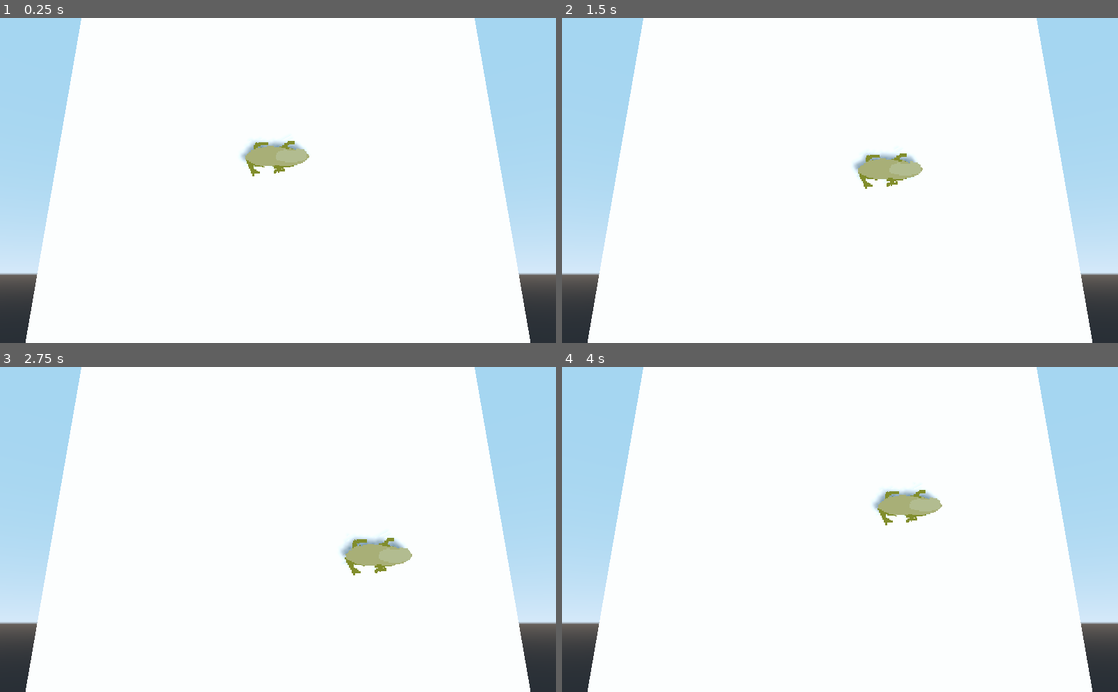
Above: before the commit, frames 1-4 (two rows, left to right).
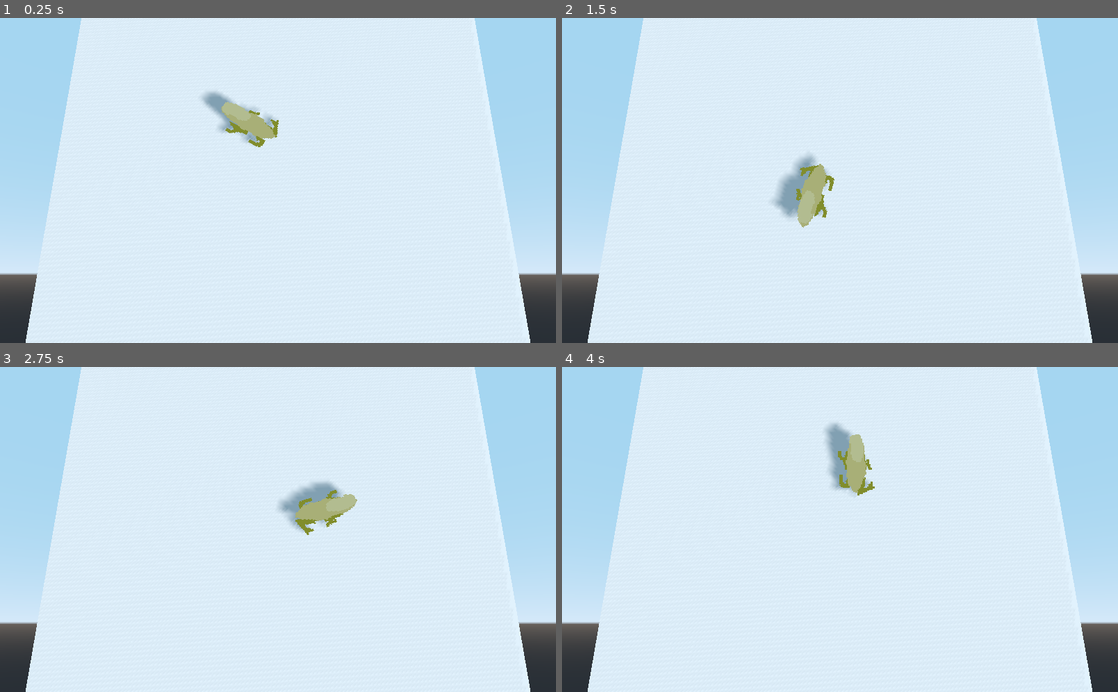
Above: after the commit, the same moments.

Repository: nfitzen/gtmk-game-jam-2021
Game: Godot game, scene res://instances/scenes/main.tscn
Same seed, same stepped clock (60 frames per second), same inputs: the game is played once before the commit and once after it.
Inputs:
- Up to frame 1 (0.25 s): no input
- Up to frame 2 (1.5 s): hold Right (ui_right) 0.53-1.28 s; hold Q (turn_ccw, bound only after the commit) 0.53-1.28 s; tap E (turn_cw, bound only after the commit) at 0.8, 1.35 s; hold Down (ui_down) from 1.28 s (still down)
- Up to frame 3 (2.75 s): tap Q (turn_ccw, bound only after the commit) at 1.55 s; release Down (ui_down) at 2.03 s; hold Right (ui_right) from 2.03 s (still down); hold Q (turn_ccw, bound only after the commit) from 2.03 s (still down); tap E (turn_cw, bound only after the commit) at 2.3 s
- Up to frame 4 (4 s): release Right (ui_right) at 2.78 s; release Q (turn_ccw, bound only after the commit) at 2.78 s; hold Up (ui_up) 2.78-3.53 s; tap E (turn_cw, bound only after the commit) at 2.85, 3.8 s; tap Q (turn_ccw, bound only after the commit) at 3.05 s; hold Left (ui_left) from 3.53 s (still down); hold Q (turn_ccw, bound only after the commit) from 3.53 s (still down)

The runs differ from the first frame. In frame 1, 81% of the frame differs, in the area x 4-96%, y 0-100%; in frame 2, 81%; in frame 3, 81%; in frame 4, 81%.

Commit message:
rat

Diff:
--- a/instances/objects/player.gd
+++ b/instances/objects/player.gd
@@ -1,9 +1,16 @@
 extends Spatial
 
-func _process(delta):
-    var right = int(Input.is_action_pressed("ui_right"));
-    var left = int(Input.is_action_pressed("ui_left"));
-    var up = int(Input.is_action_pressed("ui_up"));
-    var down = int(Input.is_action_pressed("ui_down"));
+# For locking rotaiion, for when you are just one rat
+var qelocked = false
+
+func _physics_process(delta):
+    var right = int(Input.is_action_pressed("right"));
+    var left = int(Input.is_action_pressed("left"));
+    var up = int(Input.is_action_pressed("up"));
+    var down = int(Input.is_action_pressed("down"));
     translation += Vector3(left-right,up-down,0) * .05
+    if(!qelocked):
+        var cw = int(Input.is_action_pressed("turn_cw"));
+        var ccw = int(Input.is_action_pressed("turn_ccw"));
+        rotation += Vector3(0,0,cw-ccw) * .05
     #position += Vector2(right-left,down-up)*delta*200
--- a/instances/objects/player.tscn
+++ b/instances/objects/player.tscn
@@ -77,8 +77,11 @@
 visible = false
 texture = ExtResource( 2 )
 
-[node name="Sprite3D" type="AnimatedSprite3D" parent="."]
-transform = Transform( 1, 0, 0, 0, 1, 0, 0, 0, 1, 0, 0, -0.1 )
+[node name="Spatial" type="Spatial" parent="."]
+transform = Transform( -0.866025, 0.5, 0, -0.5, -0.866025, 0, 0, 0, 1, 1.343, 1.694, 0 )
+
+[node name="Sprite3D" type="AnimatedSprite3D" parent="Spatial"]
+transform = Transform( 1, 0, 0, 0, 1, 0, 0, 0, 1, 0, 0, -0.2 )
 flip_h = true
 pixel_size = 0.05
 alpha_cut = 2
@@ -87,17 +90,18 @@
 frame = 3
 playing = true
 
-[node name="Sprite3D2" type="AnimatedSprite3D" parent="."]
-transform = Transform( 1, 0, 0, 0, 1, 0, 0, 0, 1, 0, 0, -0.3 )
+[node name="Sprite3D2" type="AnimatedSprite3D" parent="Spatial"]
+transform = Transform( 1, 0, 0, 0, 1, 0, 0, 0, 1, 0, 0, -0.5 )
 flip_h = true
 pixel_size = 0.05
 alpha_cut = 2
 frames = SubResource( 8 )
 animation = "walk"
+frame = 1
 playing = true
 
-[node name="Sprite3D3" type="AnimatedSprite3D" parent="."]
-transform = Transform( 1, 0, 0, 0, 1, 0, 0, 0, 1, 0, 0, -0.5 )
+[node name="Sprite3D3" type="AnimatedSprite3D" parent="Spatial"]
+transform = Transform( 1, 0, 0, 0, 1, 0, 0, 0, 1, 0, 0, -0.8 )
 flip_h = true
 pixel_size = 0.05
 alpha_cut = 2
--- a/instances/scenes/main.tscn
+++ b/instances/scenes/main.tscn
@@ -13,9 +13,9 @@
 fov = 50.0
 
 [node name="DirectionalLight" type="DirectionalLight" parent="."]
-transform = Transform( -0.866978, 0.356161, -0.348566, 0.497185, 0.665892, -0.556233, 0.0339986, -0.655544, -0.754392, 0.418029, 0, 0 )
+transform = Transform( -0.769986, 0.0431389, -0.636601, 0.497187, 0.665887, -0.556238, 0.399908, -0.744805, -0.534171, 0.418029, 0, 0 )
 shadow_enabled = true
-shadow_bias = 0.0
+shadow_bias = -0.2
 
 [node name="CSGMesh" type="CSGMesh" parent="."]
 transform = Transform( 2.65432e-13, -1.62921e-07, 10, -10, -1.62921e-07, 0, 1.62921e-06, -1, -1.62921e-06, 0, 0, 0 )
--- a/project.godot
+++ b/project.godot
@@ -19,6 +19,39 @@
 run/main_scene="res://instances/scenes/main.tscn"
 config/icon="res://icon.png"
 
+[input]
+
+up={
+"deadzone": 0.5,
+"events": [ Object(InputEventKey,"resource_local_to_scene":false,"resource_name":"","device":0,"alt":false,"shift":false,"control":false,"meta":false,"command":false,"pressed":false,"scancode":87,"unicode":0,"echo":false,"script":null)
+ ]
+}
+down={
+"deadzone": 0.5,
+"events": [ Object(InputEventKey,"resource_local_to_scene":false,"resource_name":"","device":0,"alt":false,"shift":false,"control":false,"meta":false,"command":false,"pressed":false,"scancode":83,"unicode":0,"echo":false,"script":null)
+ ]
+}
+left={
+"deadzone": 0.5,
+"events": [ Object(InputEventKey,"resource_local_to_scene":false,"resource_name":"","device":0,"alt":false,"shift":false,"control":false,"meta":false,"command":false,"pressed":false,"scancode":65,"unicode":0,"echo":false,"script":null)
+ ]
+}
+right={
+"deadzone": 0.5,
+"events": [ Object(InputEventKey,"resource_local_to_scene":false,"resource_name":"","device":0,"alt":false,"shift":false,"control":false,"meta":false,"command":false,"pressed":false,"scancode":68,"unicode":0,"echo":false,"script":null)
+ ]
+}
+turn_ccw={
+"deadzone": 0.5,
+"events": [ Object(InputEventKey,"resource_local_to_scene":false,"resource_name":"","device":0,"alt":false,"shift":false,"control":false,"meta":false,"command":false,"pressed":false,"scancode":81,"unicode":0,"echo":false,"script":null)
+ ]
+}
+turn_cw={
+"deadzone": 0.5,
+"events": [ Object(InputEventKey,"resource_local_to_scene":false,"resource_name":"","device":0,"alt":false,"shift":false,"control":false,"meta":false,"command":false,"pressed":false,"scancode":69,"unicode":0,"echo":false,"script":null)
+ ]
+}
+
 [rendering]
 
 environment/default_environment="res://default_env.tres"
